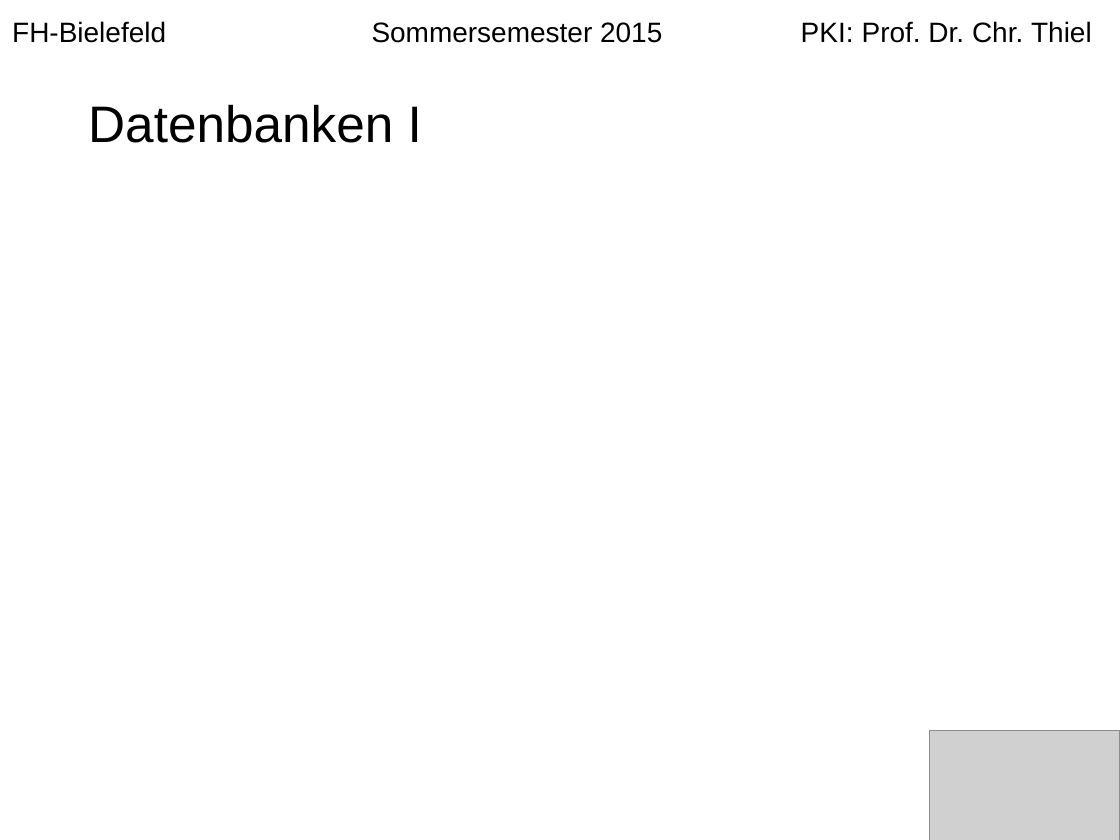
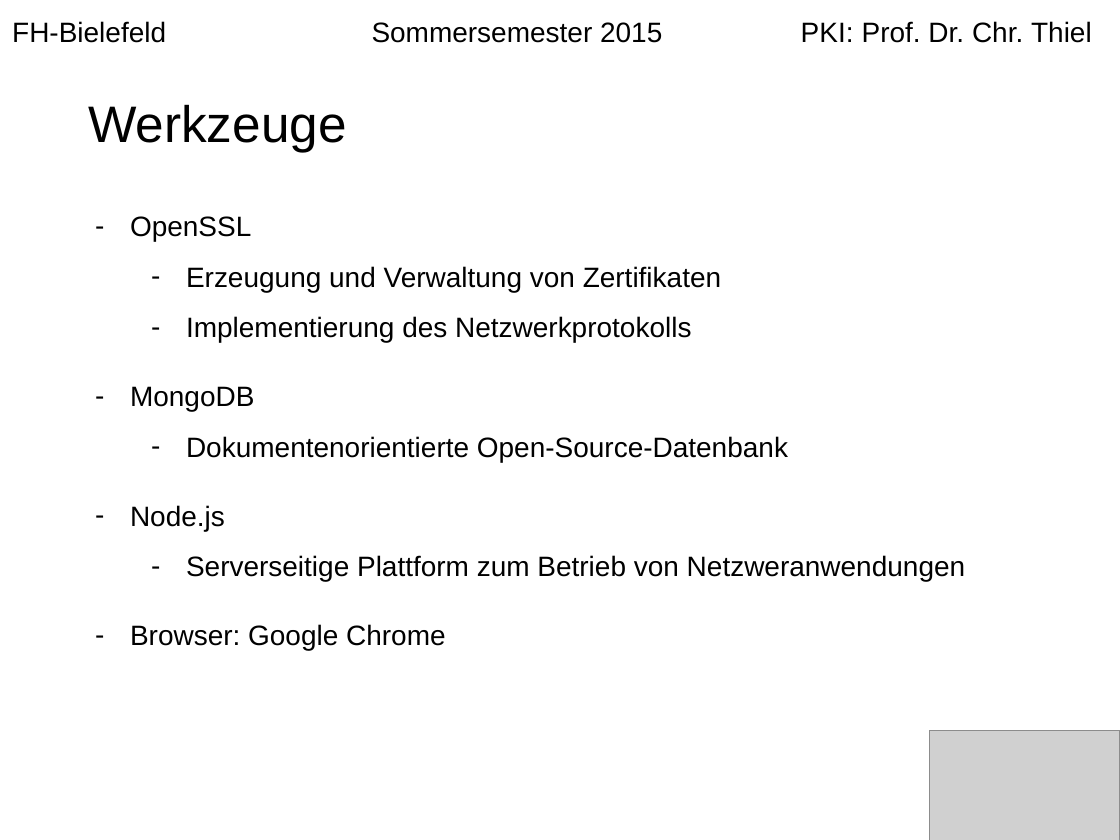
Before and after one commit to langec/pki, a slide deck: slide 4 of Erstellung_einer_PKI.pptx (slide 12 before the commit). Drawn at 1120x840 pixels with LibreOffice and Linux fonts; fonts in the diff are those of the drawing; grey boxes stand for pictures. Boxes give left, top, right and bottom in pixels: in the first picture for what was removed or moved away, otherwise in the second. Text is boxed around its words. In the diff, an @@ line names an element or a change of style, - is before the commit and + after.

```diff
--- a/Erstellung_einer_PKI.pptx
+++ b/Erstellung_einer_PKI.pptx
@@ title at <box>88,104,347,152</box>: text changed @@
-Datenbanken I
+Werkzeuge
@@ text added at <box>130,216,965,650</box>, 18 pt, text #000000 @@
+– OpenSSL
+  – Erzeugung und Verwaltung von Zertifikaten
+  – Implementierung des Netzwerkprotokolls
+– MongoDB
+  – Dokumentenorientierte Open-Source-Datenbank
+– Node.js
+  – Serverseitige Plattform zum Betrieb von Netzweranwendungen
+– Browser: Google Chrome
```
Also in this commit, not shown: 9 other slides changed, 1 slide removed.
